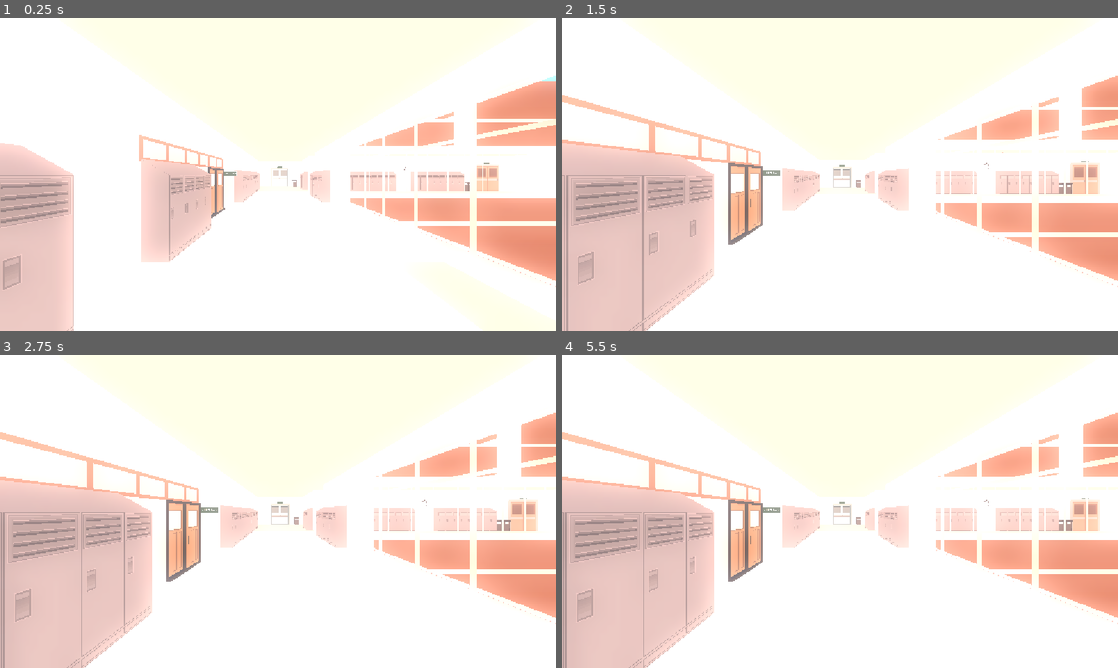
Above: before the commit, frames 1-4 (two rows, left to right).
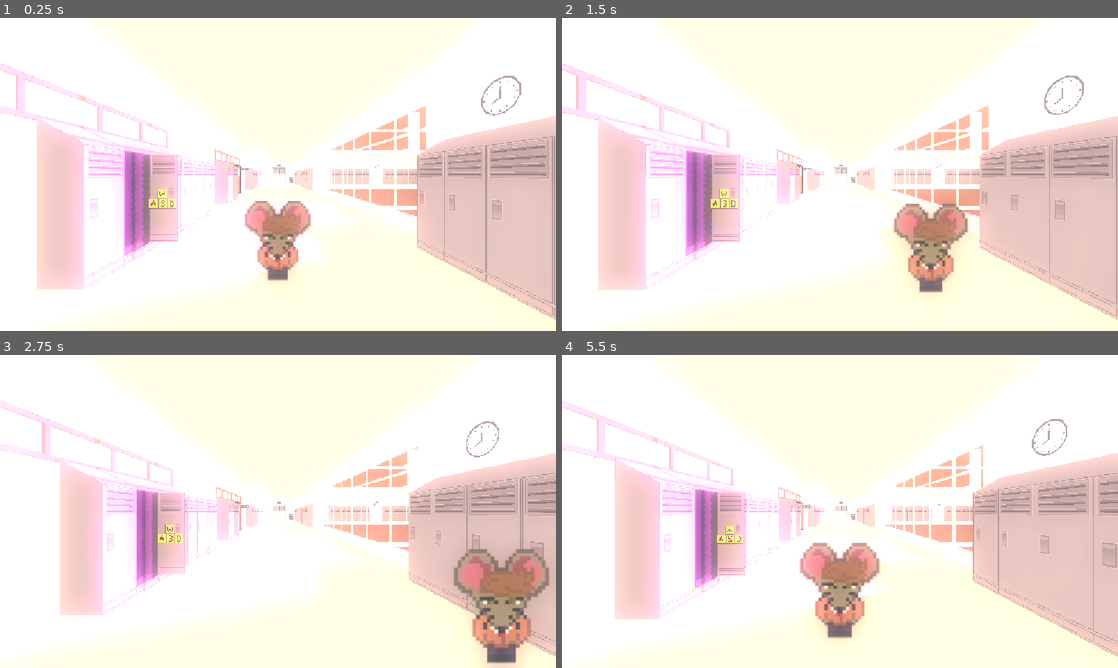
Above: after the commit, the same moments.

Repository: sid-the-loser/riskuits
Game: Godot game, scene res://scenes/hallway.tscn
The game is run twice, just before and just after one commit, with the same random seed, the same clock (stepped at 60 frames per second) and the same inputs. This scene is started directly instead of the project's main scene.
Inputs:
- Up to frame 1 (0.25 s): no input
- Up to frame 2 (1.5 s): hold D (move_right) 0.53-1.28 s; hold Down (move_down) from 1.28 s (still down)
- Up to frame 3 (2.75 s): release Down (move_down) at 2.03 s; hold D (move_right) from 2.03 s (still down)
- Up to frame 4 (5.5 s): release D (move_right) at 2.78 s; hold W (move_up) 2.78-3.53 s; hold A (move_left) 3.53-5.03 s; hold Down (move_down) from 5.03 s (still down)

The runs differ from the first frame. In frame 1, 34% of the frame differs, in the area x 0-100%, y 14-100%; in frame 2, 42%; in frame 3, 38%; in frame 4, 42%.

Commit message:
Add new hallway textures and update classroom and hallway scenes
- Added new textures for hallway models (Version 2.18 to 2.9).
- Updated import settings for new textures to optimize VRAM usage.
- Refactored classroom scene to streamline collision node hierarchy.
- Adjusted positions and transforms for various nodes in the classroom and hallway scenes.
- Modified rail camera script to use global positions for limit calculations, improving camera movement accuracy.

Diff:
--- a/scenes/classroom.tscn
+++ b/scenes/classroom.tscn
@@ -54,79 +54,78 @@
 shadow_enabled = true
 shadow_blur = 10.0
 
-[node name="blockbench_export" parent="." instance=ExtResource("3_xubko")]
-transform = Transform3D(3.63, 0, 0, 0, 3.63, 0, 0, 0, 3.63, -8.551542, 0, 0)
+[node name="Collisions" type="Node3D" parent="."]
 
-[node name="Collisions" type="Node3D" parent="blockbench_export"]
-transform = Transform3D(0.2754821, 0, 0, 0, 0.2754821, 0, 0, 0, 0.2754821, 2.3557968, 0, 0)
+[node name="Classroom" type="StaticBody3D" parent="Collisions"]
 
-[node name="Classroom" type="StaticBody3D" parent="blockbench_export/Collisions"]
-
-[node name="BlackBoardWall" type="CollisionShape3D" parent="blockbench_export/Collisions/Classroom"]
+[node name="BlackBoardWall" type="CollisionShape3D" parent="Collisions/Classroom"]
 transform = Transform3D(1, 0, 0, 0, 1, 0, 0, 0, 1, 0.8345871, 2.191795, -22.088387)
 shape = SubResource("BoxShape3D_x5cc4")
 
-[node name="BackWall" type="CollisionShape3D" parent="blockbench_export/Collisions/Classroom"]
+[node name="BackWall" type="CollisionShape3D" parent="Collisions/Classroom"]
 transform = Transform3D(0.766022, 0, -0.6428144, 0, 1, 0, 0.6428144, 0, 0.766022, -11.924972, 1.9109516, 3.05104)
 shape = SubResource("BoxShape3D_kkrti")
 
-[node name="BackWall2" type="CollisionShape3D" parent="blockbench_export/Collisions/Classroom"]
+[node name="BackWall2" type="CollisionShape3D" parent="Collisions/Classroom"]
 transform = Transform3D(0.8464813, 0, 0.5324184, 0, 1, 0, -0.5324184, 0, 0.8464813, 11.633778, 1.9109511, 3.17464)
 shape = SubResource("BoxShape3D_kkrti")
 
-[node name="BackWall3" type="CollisionShape3D" parent="blockbench_export/Collisions/Classroom"]
+[node name="BackWall3" type="CollisionShape3D" parent="Collisions/Classroom"]
 transform = Transform3D(1, 0, 0, 0, 1, 0, 0, 0, 1, 0, 1.9109516, 5.2332067)
 shape = SubResource("BoxShape3D_kkrti")
 
-[node name="LeftWall" type="CollisionShape3D" parent="blockbench_export/Collisions/Classroom"]
+[node name="LeftWall" type="CollisionShape3D" parent="Collisions/Classroom"]
 transform = Transform3D(1, 0, 0, 0, 1, 0, 0, 0, 1, -13.814449, 2.1073058, -8.300171)
 shape = SubResource("BoxShape3D_xubko")
 
-[node name="RightWall" type="CollisionShape3D" parent="blockbench_export/Collisions/Classroom"]
+[node name="RightWall" type="CollisionShape3D" parent="Collisions/Classroom"]
 transform = Transform3D(1, 0, 0, 0, 1, 0, 0, 0, 1, 14.261006, 1.334302, -3.3798828)
 shape = SubResource("BoxShape3D_rt84g")
 
-[node name="Tables" type="StaticBody3D" parent="blockbench_export/Collisions"]
+[node name="Tables" type="StaticBody3D" parent="Collisions"]
 
-[node name="CollisionShape3D" type="CollisionShape3D" parent="blockbench_export/Collisions/Tables"]
+[node name="CollisionShape3D" type="CollisionShape3D" parent="Collisions/Tables"]
 transform = Transform3D(1, 0, 0, 0, 1, 0, 0, 0, 1, -0.11345166, 1.8586333, 0.89737904)
 shape = SubResource("BoxShape3D_cj0lk")
 
-[node name="CollisionShape3D2" type="CollisionShape3D" parent="blockbench_export/Collisions/Tables"]
+[node name="CollisionShape3D2" type="CollisionShape3D" parent="Collisions/Tables"]
 transform = Transform3D(1, 0, 0, 0, 1, 0, 0, 0, 1, -6.649981, 1.8586333, 0.89737904)
 shape = SubResource("BoxShape3D_cj0lk")
 
-[node name="CollisionShape3D3" type="CollisionShape3D" parent="blockbench_export/Collisions/Tables"]
+[node name="CollisionShape3D3" type="CollisionShape3D" parent="Collisions/Tables"]
 transform = Transform3D(1, 0, 0, 0, 1, 0, 0, 0, 1, 6.03974, 1.8586333, 0.89737904)
 shape = SubResource("BoxShape3D_cj0lk")
 
-[node name="CollisionShape3D4" type="CollisionShape3D" parent="blockbench_export/Collisions/Tables"]
+[node name="CollisionShape3D4" type="CollisionShape3D" parent="Collisions/Tables"]
 transform = Transform3D(1, 0, 0, 0, 1, 0, 0, 0, 1, -0.1030653, 1.8586333, -4.51864)
 shape = SubResource("BoxShape3D_cj0lk")
 
-[node name="CollisionShape3D5" type="CollisionShape3D" parent="blockbench_export/Collisions/Tables"]
+[node name="CollisionShape3D5" type="CollisionShape3D" parent="Collisions/Tables"]
 transform = Transform3D(1, 0, 0, 0, 1, 0, 0, 0, 1, -6.408744, 1.8586333, -4.51864)
 shape = SubResource("BoxShape3D_cj0lk")
 
-[node name="CollisionShape3D6" type="CollisionShape3D" parent="blockbench_export/Collisions/Tables"]
+[node name="CollisionShape3D6" type="CollisionShape3D" parent="Collisions/Tables"]
 transform = Transform3D(1, 0, 0, 0, 1, 0, 0, 0, 1, 6.041035, 1.8586333, -4.51864)
 shape = SubResource("BoxShape3D_cj0lk")
 
-[node name="CollisionShape3D7" type="CollisionShape3D" parent="blockbench_export/Collisions/Tables"]
+[node name="CollisionShape3D7" type="CollisionShape3D" parent="Collisions/Tables"]
 transform = Transform3D(1, 0, 0, 0, 1, 0, 0, 0, 1, -0.1030653, 1.8586333, -9.546612)
 shape = SubResource("BoxShape3D_cj0lk")
 
-[node name="CollisionShape3D8" type="CollisionShape3D" parent="blockbench_export/Collisions/Tables"]
+[node name="CollisionShape3D8" type="CollisionShape3D" parent="Collisions/Tables"]
 transform = Transform3D(1, 0, 0, 0, 1, 0, 0, 0, 1, -6.4545264, 1.8586333, -9.546612)
 shape = SubResource("BoxShape3D_cj0lk")
 
-[node name="CollisionShape3D9" type="CollisionShape3D" parent="blockbench_export/Collisions/Tables"]
+[node name="CollisionShape3D9" type="CollisionShape3D" parent="Collisions/Tables"]
 transform = Transform3D(1, 0, 0, 0, 1, 0, 0, 0, 1, 6.00923, 1.8586333, -9.546612)
 shape = SubResource("BoxShape3D_cj0lk")
 
-[node name="Teacher" type="CollisionShape3D" parent="blockbench_export/Collisions/Tables"]
+[node name="Teacher" type="CollisionShape3D" parent="Collisions/Tables"]
 transform = Transform3D(1, 0, 0, 0, 1, 0, 0, 0, 1, 0.05429858, 1.8586333, -17.364208)
 shape = SubResource("BoxShape3D_rlgmb")
+
+[node name="blockbench_export" parent="." instance=ExtResource("3_xubko")]
+transform = Transform3D(3.63, 0, 0, 0, 3.63, 0, 0, 0, 3.63, -8.551542, 0, 0)
 
 [node name="SpotLight3D" type="SpotLight3D" parent="."]
 transform = Transform3D(0.35945526, 0.50032914, -0.7876946, -0.007763355, 0.8456873, 0.5336223, 0.93313, -0.1856982, 0.30787098, -16.899302, 10.0914345, -9.6017)
--- a/scenes/hallway.tscn
+++ b/scenes/hallway.tscn
@@ -1,36 +1,38 @@
 [gd_scene load_steps=5 format=3 uid="uid://d0jasc8dyycal"]
 
-[ext_resource type="PackedScene" uid="uid://g1mhxu6he8r5" path="res://models/hallway/RiscuitsHallwayVersion1.gltf" id="1_owcqv"]
 [ext_resource type="Environment" uid="uid://cuxra7uc8caxi" path="res://world_environment_stuff/inclass_environment.tres" id="2_h81ti"]
 [ext_resource type="Script" uid="uid://du6mtnue0r5dw" path="res://scripts/rail_cam.gd" id="3_u7i40"]
+[ext_resource type="PackedScene" uid="uid://cea8gvhv2cs05" path="res://models/hallway/RiscuitsHallwayVersion2.gltf" id="4_1k2v8"]
 [ext_resource type="PackedScene" uid="uid://uww0dw0d6m7f" path="res://prefabs/player.tscn" id="4_3w3tr"]
 
 [node name="Hallway" type="Node3D"]
-
-[node name="blockbench_export" parent="." instance=ExtResource("1_owcqv")]
-transform = Transform3D(3.63, 0, 0, 0, 3.63, 0, 0, 0, 3.63, -38.378498, 0, -5.315464)
 
 [node name="WorldEnvironment" type="WorldEnvironment" parent="."]
 environment = ExtResource("2_h81ti")
 
 [node name="DirectionalLight3D" type="DirectionalLight3D" parent="."]
-visible = false
+transform = Transform3D(-0.41343093, 0.06844506, 0.9079594, 0.3387747, 0.937145, 0.08361276, -0.8451666, 0.34216174, -0.410632, 0, 7.339922, 0)
+light_color = Color(1, 0.3254902, 1, 1)
+shadow_enabled = true
 
 [node name="RailCamera3D" type="Camera3D" parent="." node_paths=PackedStringArray("main_subject_", "rail_limit_1_", "rail_limit_2_")]
-transform = Transform3D(1, 0, 0, 0, 1, 0, 0, 0, 1, -5.088027, 7.168146, 39.75902)
+transform = Transform3D(1, 0, 0, 0, 1, 0, 0, 0, 1, -4.396945, 5.830878, 28.9)
 script = ExtResource("3_u7i40")
 look_at_main_subject_ = false
 main_subject_ = NodePath("../Player")
 rail_movement_axis = "z"
 rail_limit_1_ = NodePath("Limit1")
 rail_limit_2_ = NodePath("Limit2")
-offset_ = 8.0
+offset_ = 9.0
 metadata/_custom_type_script = "uid://du6mtnue0r5dw"
 
 [node name="Limit1" type="Camera3D" parent="RailCamera3D"]
 
 [node name="Limit2" type="Camera3D" parent="RailCamera3D"]
-transform = Transform3D(1, 0, 0, 0, 1, 0, 0, 0, 1, 0, 0, -43.089912)
+transform = Transform3D(1, 0, 0, 0, 1, 0, 0, 0, 1, 0, 0, -37.47465)
 
 [node name="Player" parent="." instance=ExtResource("4_3w3tr")]
-transform = Transform3D(1.8, 0, 0, 0, 1.8, 0, 0, 0, 1.8, -3.245284, 0.99999905, 18.900265)
+transform = Transform3D(1.8, 0, 0, 0, 1.8, 0, 0, 0, 1.8, -4.4049654, 0.9999981, 18.617641)
+
+[node name="blockbench_export" parent="." instance=ExtResource("4_1k2v8")]
+transform = Transform3D(3.63, 0, 0, 0, 3.63, 0, 0, 0, 3.63, -38.221077, 0, -7.5450535)
--- a/scripts/rail_cam.gd
+++ b/scripts/rail_cam.gd
@@ -18,17 +18,18 @@
 
 func _ready() -> void:
 	feasible_position = get_position()
+	print(feasible_position, "fff")
 
 	match rail_movement_axis:
 		"x":
-			rail_limit_max_ = rail_limit_1_.position.x if rail_limit_1_.position.x > rail_limit_2_.position.x else rail_limit_2_.position.x
-			rail_limit_min_ += rail_limit_1_.position.x if rail_limit_1_.position.x < rail_limit_2_.position.x else rail_limit_2_.position.x
+			rail_limit_max_ = rail_limit_1_.global_position.x if rail_limit_1_.global_position.x > rail_limit_2_.global_position.x else rail_limit_2_.global_position.x
+			rail_limit_min_ = rail_limit_1_.global_position.x if rail_limit_1_.global_position.x < rail_limit_2_.global_position.x else rail_limit_2_.global_position.x
 		"y":
-			rail_limit_max_ = rail_limit_1_.position.y if rail_limit_1_.position.y > rail_limit_2_.position.y else rail_limit_2_.position.y
-			rail_limit_min_ += rail_limit_1_.position.y if rail_limit_1_.position.y < rail_limit_2_.position.y else rail_limit_2_.position.y
+			rail_limit_max_ = rail_limit_1_.global_position.y if rail_limit_1_.global_position.y > rail_limit_2_.global_position.y else rail_limit_2_.global_position.y
+			rail_limit_min_ = rail_limit_1_.global_position.y if rail_limit_1_.global_position.y < rail_limit_2_.global_position.y else rail_limit_2_.global_position.y
 		"z":
-			rail_limit_max_ = rail_limit_1_.position.z if rail_limit_1_.position.z > rail_limit_2_.position.z else rail_limit_2_.position.z
-			rail_limit_min_ += rail_limit_1_.position.z if rail_limit_1_.position.z < rail_limit_2_.position.z else rail_limit_2_.position.z
+			rail_limit_max_ = rail_limit_1_.global_position.z if rail_limit_1_.global_position.z > rail_limit_2_.global_position.z else rail_limit_2_.global_position.z
+			rail_limit_min_ = rail_limit_1_.global_position.z if rail_limit_1_.global_position.z < rail_limit_2_.global_position.z else rail_limit_2_.global_position.z
 
 func _process(delta: float) -> void:
 	if run_on_physics_process:
@@ -54,7 +55,7 @@
 				feasible_position.z = clamp(main_subject_.get_position().z + offset_,
 				rail_limit_min_, rail_limit_max_)
 
-		print(feasible_position, rail_limit_min_, rail_limit_max_)
+		print(get_position(),"a", rail_limit_min_, "a", rail_limit_max_)
 
 		set_position(
 			get_position().lerp(feasible_position, movement_speed_ * delta))
Not shown, removed: models/hallway/RiscuitsHallwayVersion1.gltf
Not shown, added: models/hallway/RiscuitsHallwayVersion2.gltf
Not shown, changed: models/hallway/RiscuitsHallwayVersion2.gltf.import
Renamed: models/hallway/RiscuitsHallwayVersion1_0.png -> models/hallway/RiscuitsHallwayVersion2_0.png
Not shown, changed: models/hallway/RiscuitsHallwayVersion2_0.png.import
Renamed: models/classroom/RiscuitsClassroomNoBorder_2.png -> models/hallway/RiscuitsHallwayVersion2_1.png
Not shown, changed: models/hallway/RiscuitsHallwayVersion2_1.png.import
Renamed: models/hallway/RiscuitsHallwayVersion1_10.png -> models/hallway/RiscuitsHallwayVersion2_10.png
Not shown, changed: models/hallway/RiscuitsHallwayVersion2_10.png.import
Renamed: models/hallway/RiscuitsHallwayVersion1_11.png -> models/hallway/RiscuitsHallwayVersion2_11.png
Not shown, changed: models/hallway/RiscuitsHallwayVersion2_11.png.import
Renamed: models/hallway/RiscuitsHallwayVersion1_12.png -> models/hallway/RiscuitsHallwayVersion2_12.png
(and 31 more such lines)
